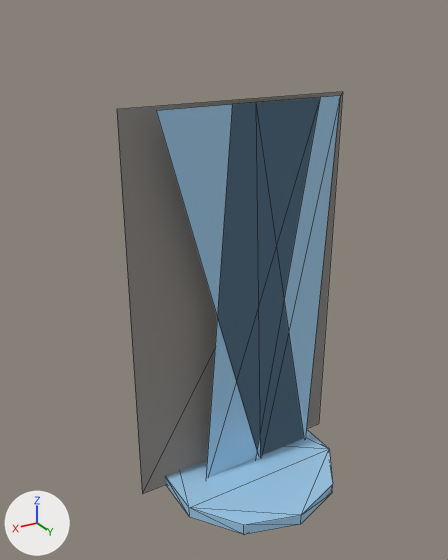
The glTF model splats/exports/web/game_assets_lite/assets/lowpoly/lqv_lowpoly_waterfall.glb, before and after one commit.
The view is the same before and after, from a camera (50 mm lens) standing at (3.91, 5.84, 5.9) and looking at (0.29, -0.18, 2.88). Arrows for +X, +Y and +Z are at lower left; the lights stay in place. The picture after the commit comes second. Mesh edges are drawn as thin lines. Vertices at exactly the same position are counted once.

The older version as bpy lines, for what is in view:
```python
me_cylinder = bpy.data.meshes.new('Cylinder')
me_cylinder.from_pydata(...)  # a 10-sided cylinder along z spanning x -1.14..1.14, y -1.2..1.2, z -0.08..0.08
me_cylinder.materials.append(mat_splash_pool_mat)  # blue #a1ceee
me_water_sheet_0 = bpy.data.meshes.new('Water_sheet_0')
me_water_sheet_0.from_pydata(...)  # 4 vertices, 2 faces; spans x -1.0..1.2, y 0.0, z 0.0..5.0
me_water_sheet_0.materials.append(mat_water_sheet_mat_0)  # blue #a1ceee
me_water_sheet_1 = bpy.data.meshes.new('Water_sheet_1')
me_water_sheet_1.from_pydata(...)  # 4 vertices, 2 faces; spans x -0.9..0.7, y 0.0, z 0.0..5.0
me_water_sheet_1.materials.append(mat_water_sheet_mat_1)  # blue #a1ceee
me_water_sheet_2 = bpy.data.meshes.new('Water_sheet_2')
me_water_sheet_2.from_pydata(...)  # 4 vertices, 2 faces; spans x -1.2..0.0, y 0.0, z 0.0..5.0
me_water_sheet_2.materials.append(mat_water_sheet_mat_2)  # blue #a1ceee
me_waterfall_back = bpy.data.meshes.new('Waterfall_back')
me_waterfall_back.from_pydata(...)  # 4 vertices, 2 faces; spans x -1.5..1.5, y -0.3, z 0.0..5.0
me_waterfall_back.materials.append(mat_waterfall_rock_mat)  # grey #938e89
ob_splash_pool = bpy.data.objects.new('Splash_pool', me_cylinder)
ob_splash_pool.location = (0.0, 0.0, 0.05)
ob_water_sheet_0 = bpy.data.objects.new('Water_sheet_0', me_water_sheet_0)
ob_water_sheet_0.location = (0.0, 0.0, 0.0)
ob_water_sheet_1 = bpy.data.objects.new('Water_sheet_1', me_water_sheet_1)
ob_water_sheet_1.location = (0.0, 0.0, 0.0)
ob_water_sheet_2 = bpy.data.objects.new('Water_sheet_2', me_water_sheet_2)
ob_water_sheet_2.location = (0.0, 0.0, 0.0)
ob_waterfall_back = bpy.data.objects.new('Waterfall_back', me_waterfall_back)
ob_waterfall_back.location = (0.0, 0.0, 0.0)
```
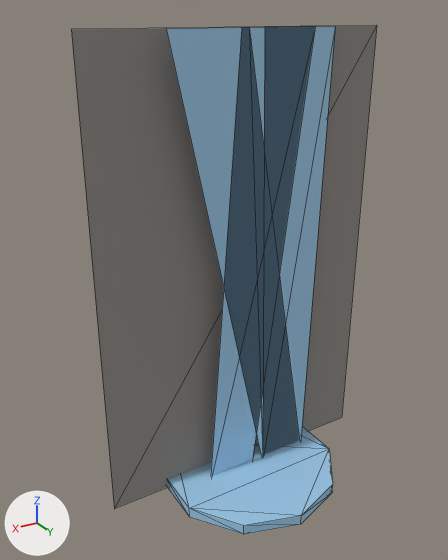
The newer file is also rescaled (x2.083) as a whole; pictures and numbers use the older file's frame.

Pixel boxes (x1, y1, x2, y2) of what changed, in the pictures (448 x 560 px):
'Waterfall_back', reshaped (35% wider, 20% taller)
    before: (117, 92, 343, 494)
    after: (71, 25, 377, 508)
'Water_sheet_0', reshaped (10% narrower, 21% taller)
    before: (156, 102, 289, 457)
    after: (166, 28, 285, 456)
'Water_sheet_2', reshaped (14% narrower, 19% taller)
    before: (256, 96, 340, 456)
    after: (263, 27, 335, 455)
'Water_sheet_1', reshaped (9% narrower, 18% taller)
    before: (206, 98, 319, 478)
    after: (211, 27, 314, 476)

Diff of the bpy script that builds the scene:
```diff
--- a/splats/exports/web/game_assets_lite/assets/lowpoly/lqv_lowpoly_waterfall.glb.py
+++ b/splats/exports/web/game_assets_lite/assets/lowpoly/lqv_lowpoly_waterfall.glb.py
@@ me_waterfall_back @@
-me_waterfall_back.from_pydata(...)  # 4 vertices, 2 faces; spans x -1.5..1.5, y -0.3, z 0.0..5.0
-me_waterfall_back.vertices[0].co = (-1.5, -0.3, 5.0)  # pixel (342, 91)
-me_waterfall_back.vertices[1].co = (1.5, -0.3, 5.0)  # pixel (116, 109)
-me_waterfall_back.vertices[2].co = (1.5, -0.3, 0.0)  # pixel (142, 493)
-me_waterfall_back.vertices[3].co = (-1.5, -0.3, 0.0)  # pixel (318, 423)
+me_waterfall_back.from_pydata(...)  # 4 vertices, 2 faces; spans x -1.92..1.92, y -0.24, z 0.0..5.76
+# me_waterfall_back part 1
+me_waterfall_back.vertices[0].co = (-1.92, -0.24, 5.76)  # pixel (376, 25)
+me_waterfall_back.vertices[1].co = (1.92, -0.24, 5.76)  # pixel (71, 29)
+me_waterfall_back.vertices[2].co = (1.92, -0.24, 0.0)  # pixel (114, 508)
+me_waterfall_back.vertices[3].co = (-1.92, -0.24, 0.0)  # pixel (341, 417)
 me_waterfall_back.materials.append(mat_waterfall_rock_mat)
@@ me_water_sheet_0 @@
-me_water_sheet_0.from_pydata(...)  # 4 vertices, 2 faces; spans x -1.0..1.2, y 0.0, z 0.0..5.0
-me_water_sheet_0.vertices[0].co = (0.0, 0.0, 5.0)  # pixel (255, 102)
-me_water_sheet_0.vertices[1].co = (1.2, 0.0, 5.0)  # pixel (156, 110)
-me_water_sheet_0.vertices[2].co = (-0.2, 0.0, 0.0)
-me_water_sheet_0.vertices[3].co = (-1.0, 0.0, 0.0)
+me_water_sheet_0.from_pydata(...)  # 4 vertices, 2 faces; spans x -0.91..1.06, y 0.0, z 0.0..5.76
+# me_water_sheet_0 part 2
+me_water_sheet_0.vertices[0].co = (0.1, 0.0, 5.76)  # pixel (249, 27)
+me_water_sheet_0.vertices[1].co = (1.06, 0.0, 5.76)  # pixel (166, 28)
+me_water_sheet_0.vertices[2].co = (-0.24, 0.0, 0.0)
+me_water_sheet_0.vertices[3].co = (-0.91, 0.0, 0.0)
 me_water_sheet_0.materials.append(mat_water_sheet_mat_0)
@@ me_water_sheet_1 @@
-me_water_sheet_1.from_pydata(...)  # 4 vertices, 2 faces; spans x -0.9..0.7, y 0.0, z 0.0..5.0
-me_water_sheet_1.vertices[0].co = (-0.9, 0.0, 5.0)  # pixel (320, 97)
-me_water_sheet_1.vertices[1].co = (0.3, 0.0, 5.0)  # pixel (232, 104)
-me_water_sheet_1.vertices[2].co = (0.7, 0.0, 0.0)
-me_water_sheet_1.vertices[3].co = (-0.1, 0.0, 0.0)
+me_water_sheet_1.from_pydata(...)  # 4 vertices, 2 faces; spans x -0.77..0.62, y 0.0, z 0.0..5.76
+# me_water_sheet_1 part 3
+me_water_sheet_1.vertices[0].co = (-0.77, 0.0, 5.76)  # pixel (315, 26)
+me_water_sheet_1.vertices[1].co = (0.19, 0.0, 5.76)  # pixel (241, 27)
+me_water_sheet_1.vertices[2].co = (0.62, 0.0, 0.0)
+me_water_sheet_1.vertices[3].co = (-0.05, 0.0, 0.0)
 me_water_sheet_1.materials.append(mat_water_sheet_mat_1)
@@ me_water_sheet_2 @@
-me_water_sheet_2.from_pydata(...)  # 4 vertices, 2 faces; spans x -1.2..0.0, y 0.0, z 0.0..5.0
-me_water_sheet_2.vertices[0].co = (-1.2, 0.0, 5.0)  # pixel (340, 95)
-me_water_sheet_2.vertices[1].co = (0.0, 0.0, 5.0)  # pixel (255, 102)
-me_water_sheet_2.vertices[2].co = (-0.2, 0.0, 0.0)
-me_water_sheet_2.vertices[3].co = (-1.0, 0.0, 0.0)
+me_water_sheet_2.from_pydata(...)  # 4 vertices, 2 faces; spans x -1.06..-0.1, y 0.0, z 0.0..5.76
+# me_water_sheet_2 part 4
+me_water_sheet_2.vertices[0].co = (-1.06, 0.0, 5.76)  # pixel (335, 26)
+me_water_sheet_2.vertices[1].co = (-0.1, 0.0, 5.76)  # pixel (264, 27)
+me_water_sheet_2.vertices[2].co = (-0.24, 0.0, 0.0)
+me_water_sheet_2.vertices[3].co = (-0.91, 0.0, 0.0)
 me_water_sheet_2.materials.append(mat_water_sheet_mat_2)
```
